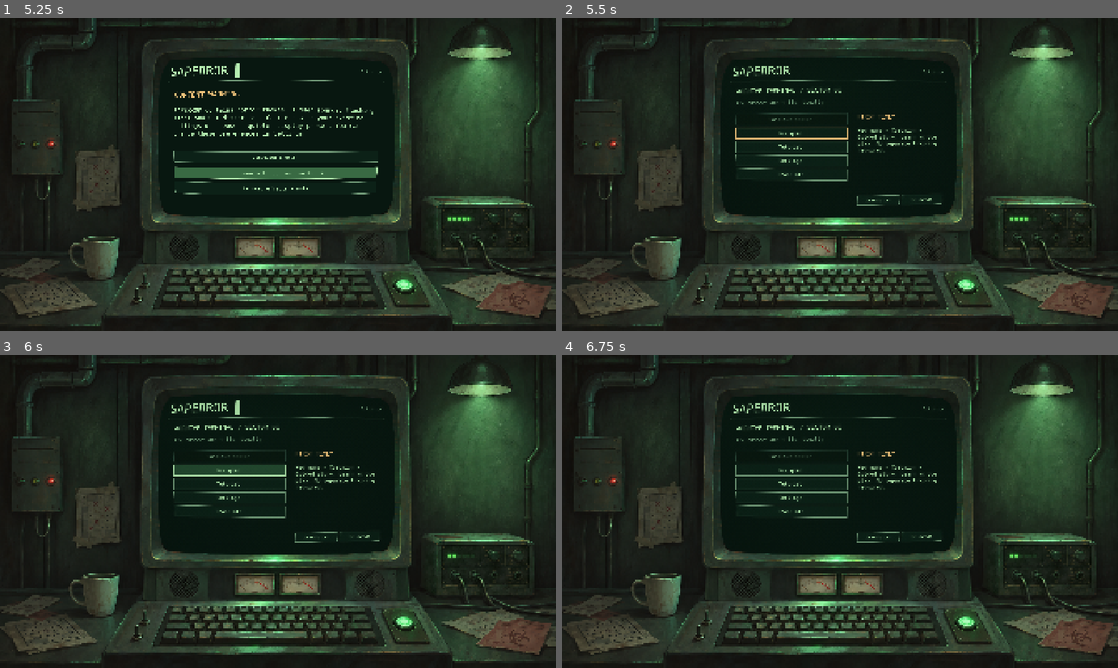
Above: before the commit, frames 1-4 (two rows, left to right).
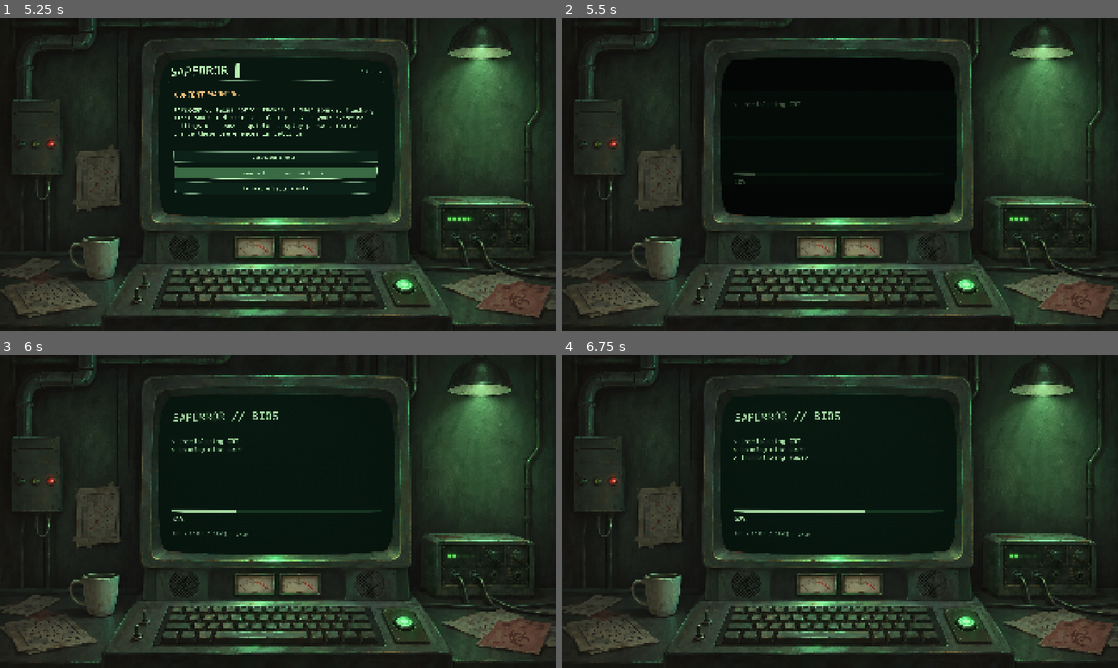
Above: after the commit, the same moments.

Repository: mazerfaker/SAPERROR
Game: Godot game, scene res://scenes/game/gameplay.tscn
The game is run twice, just before and just after one commit, with the same random seed, the same clock (stepped at 60 frames per second) and the same inputs. Sound files missing from this copy of the repository are replaced by a short silence.
Inputs (mouse positions are in pixels of both pictures, inside the frame that each line leads up to):
- Up to frame 1 (5.25 s): tap Enter at 0.5, 0.6, 2.1, 2.75 s; move the mouse to (400, 158) at 0.52 s; hold Right 0.53-1.25 s; click (400, 158) at 0.67 s; tap Space at 0.77, 0.8, 1.07, 1.25, 2.3, 3.77, 3.8, 4.07, 5.1 s; drag from (166, 190) to (250, 237) at 1.27 s; move the mouse to (333, 105) at 2.02 s; hold Right 2.03-2.75 s; drag from (250, 237) to (111, 127) at 2.77 s; move the mouse to (444, 221) at 3.52 s; hold Left 3.53-4.25 s; tap B at 3.6 s; tap Escape at 4.15 s; drag from (111, 127) to (194, 96) at 4.27 s; move the mouse to (305, 174) at 5.02 s; hold Down from 5.03 s (still down); click (305, 174) at 5.17 s
- Up to frame 2 (5.5 s): keep holding Down
- Up to frame 3 (6 s): release Down at 5.75 s; drag from (194, 433) to (166, 527) at 5.77 s
- Up to frame 4 (6.75 s): move the mouse to (962, 495) at 6.52 s; hold Up from 6.53 s (still down); tap F at 6.6 s

Frame 1 is identical in both runs. In frame 2, 2.3% of the frame differs, in the area x 30-70%, y 15-60%; in frame 3, 2.5%, in the area x 30-69%, y 14-60%; in frame 4, 2.0%.

Commit message:
fix: direct autosave power off and independent CRT startup lifecycle

Diff:
--- a/scripts/ui/crt_lifecycle.gd
+++ b/scripts/ui/crt_lifecycle.gd
@@ -4,6 +4,13 @@
 const SHUTDOWN_TIME: float = 0.65
 var phase: int = Phase.BOOT
 var elapsed: float = 0.0
+# CRT filters and power lifecycle are independent; explicit accessibility choices win.
+static func animation_allowed(headless: bool, reduced: bool, clear: bool) -> bool:
+	return not headless and not reduced and not clear
+func begin_boot() -> void:
+	if phase!=Phase.READY: return
+	phase=Phase.BOOT
+	elapsed=0.0
 func advance(delta: float) -> void:
 	elapsed += maxf(delta,0.0)
 	if phase == Phase.BOOT and elapsed >= BOOT_TIME:
--- a/scripts/ui/gameplay.gd
+++ b/scripts/ui/gameplay.gd
@@ -102,6 +102,7 @@
 	ui.connect("fault_triggered", _on_fault)
 	ui.connect("fullscreen_requested", _toggle_fullscreen)
 	ui.connect("shutdown_requested", _shutdown)
+	ui.connect("warning_accepted", _after_warning)
 	ui.connect("outcome_triggered", _on_outcome)
 	ui.connect("protocol_triggered", _on_protocol)
 	ui.connect("immersion_triggered", _on_immersion)
@@ -109,12 +110,23 @@
 	var quiet: bool=ui.clear_display or ui.warning_pending
 	_set_effects(0.0 if quiet else ui.amount, ui.glass and not ui.warning_pending, ui.reduced or ui.warning_pending, ui.flicker and not quiet, 0.0 if quiet else ui.global_amount, ui.glitches and not quiet)
 	if is_instance_valid(live): live.set_lamp_enabled(ui.lamp_animation and not ui.warning_pending)
-	if DisplayServer.get_name() == "headless" or reduced_motion or effects <= 0.0:
+	_start_power_on()
+	if DisplayServer.get_name() != "headless": display.grab_focus()
+	_apply_lifecycle()
+func _power_animation_allowed() -> bool:
+	return Lifecycle.animation_allowed(DisplayServer.get_name()=="headless",ui.reduced,ui.clear_display)
+func _start_power_on() -> void:
+	# Keep the first-launch safety notice ahead of the animation.
+	if ui.warning_pending or not _power_animation_allowed():
 		lifecycle.skip_boot()
 	else:
+		lifecycle.begin_boot()
 		ui.begin_boot()
-	if DisplayServer.get_name() != "headless": display.grab_focus()
-	_apply_lifecycle()
+	_apply_lifecycle()
+func _after_warning() -> void:
+	if not _power_animation_allowed(): return
+	ui.audio.play_event("boot")
+	_start_power_on()
 func _set_effects(amount: float, glass: bool, reduced: bool, flicker: bool, global_amount: float, glitches: bool = true) -> void:
 	effects = amount
 	glass_enabled = glass
@@ -160,7 +172,7 @@
 func _shutdown() -> void:
 	if not lifecycle.accepts_input(): return
 	pointer_captured = false
-	if reduced_motion or effects <= 0.0 or DisplayServer.get_name() == "headless":
+	if not _power_animation_allowed():
 		get_tree().quit()
 		return
 	lifecycle.begin_shutdown()
@@ -208,6 +220,8 @@
 	if not is_instance_valid(ui) or not event is InputEventKey: return
 	if not lifecycle.accepts_input():
 		ui.protocol.reset_input()
+		if lifecycle.phase==Lifecycle.Phase.BOOT and event.pressed and not event.echo and event.keycode in [KEY_ESCAPE,KEY_ENTER,KEY_SPACE]: _finish_boot()
+		get_viewport().set_input_as_handled()
 		return
 	if ui.protocol_input(event):
 		get_viewport().set_input_as_handled()
--- a/scripts/ui/terminal_ui.gd
+++ b/scripts/ui/terminal_ui.gd
@@ -47,6 +47,7 @@
 signal fault_triggered
 signal fullscreen_requested
 signal shutdown_requested
+signal warning_accepted
 signal outcome_triggered(won: bool)
 signal immersion_triggered(id: String)
 const Immersion=preload("res://scripts/ui/immersion.gd")
@@ -292,7 +293,6 @@
 	elif screen == "accessibility": _accessibility()
 	elif screen == "profiles": _profiles()
 	elif screen == "confirm_run": _confirm_run()
-	elif screen == "confirm_exit": _confirm_exit()
 	elif screen == "text_scale": _text_scale_page()
 	elif screen == "modes": _modes()
 	elif screen == "classic": _classic()
@@ -319,7 +319,7 @@
 	else: _menu()
 	_update_music()
 	if screen!="game" or not Access.focus_tiles(buttons): Access.focus_first(page)
-	if screen in ["confirm_run","confirm_exit"]:
+	if screen=="confirm_run":
 		var cancel:=page.find_child("ConfirmCancel",true,false) as Button
 		if is_instance_valid(cancel): cancel.grab_focus()
 func _build_terminal_header() -> void:
@@ -355,7 +355,7 @@
 	_button(tr("VIS_NEW_GAME"),Rect2(124,423,640,65),page,func(): _show("modes"))
 	_button(tr("VIS_TUTORIAL"),Rect2(124,501,640,65),page,func(): _show("tutorial"))
 	_button(tr("VIS_SETTINGS"),Rect2(124,579,640,65),page,func(): _show("settings"))
-	var power_button:=_button(tr("VIS_EXIT"),Rect2(124,657,640,65),page,func(): _show("confirm_exit"))
+	var power_button:=_button(tr("VIS_EXIT"),Rect2(124,657,640,65),page,_power_off)
 	power_button.name="PowerOff"
 	if sessions==0 and not _has_run():
 		_label(tr("GUIDE_MENU_TITLE"),Rect2(820,345,500,64),page,32,AMBER)
@@ -607,6 +607,7 @@
 	save_failed = Store.write_config(cfg,session_path) != OK
 	if not save_failed: save_recovered=false
 func begin_boot() -> void:
+	end_boot()
 	boot_overlay = ColorRect.new()
 	(boot_overlay as ColorRect).color = Color("081710")
 	boot_overlay.size = size
@@ -2055,7 +2056,7 @@
 func back_shortcut() -> bool:
 	if protocol_active or warning_pending or screen=="menu": return false
 	var parent_screen: String={
-		"audio":"settings","accessibility":"settings","text_scale":"accessibility","confirm_run":"profiles","confirm_exit":"menu","performance":"menu",
+		"audio":"settings","accessibility":"settings","text_scale":"accessibility","confirm_run":"profiles","performance":"menu",
 		"classic":"modes","profiles":"modes","challenge":"challenges",
 		"archive_preview":"archives","gallery_preview":"gallery","archives":"gallery",
 		"campaign_archive":"campaign_route","rewrite_trial":"ending_choice","replace":"shop"
@@ -2088,6 +2089,7 @@
 		audio.set_levels(audio.sfx_level,audio.hum_level,warning_sound)
 	_apply()
 	_show("menu")
+	warning_accepted.emit()
 
 func _has_run() -> bool:
 	return sector_ready or pending_sector or (campaign.active and campaign_failed) or (board!=null and not board.finished())
@@ -2106,13 +2108,11 @@
 	cancel.name="ConfirmCancel"
 	var confirm:=_button(tr("POLISH_REPLACE_CONFIRM"),Rect2(124,730,1170,72),page,func(): _start_profile(requested_profile,requested_campaign,requested_finite))
 	confirm.name="ConfirmAction"
-func _confirm_exit() -> void:
-	_label(tr("POLISH_EXIT_TITLE"),Rect2(124,240,1170,100),page,42,AMBER)
-	_label(tr("POLISH_EXIT_BODY"),Rect2(124,365,1170,200),page,32)
-	var cancel:=_button(tr("POLISH_CANCEL"),Rect2(124,630,1170,72),page,func(): _show("menu"))
-	cancel.name="ConfirmCancel"
-	var confirm:=_button(tr("VIS_EXIT"),Rect2(124,730,1170,72),page,func(): _save_session(); shutdown_requested.emit())
-	confirm.name="ConfirmAction"
+func _power_off() -> void:
+	if screen!="menu" or warning_pending or protocol_active: return
+	_save_session()
+	shutdown_requested.emit()
+
 func _text_scale_page() -> void:
 	_label(tr("POLISH_TEXT_SCALE"),Rect2(124,205,1170,72),page,42)
 	_label(tr("POLISH_SCALE_DESC"),Rect2(124,300,1170,145),page,30)
--- a/tests/audio_ultimate_test.gd
+++ b/tests/audio_ultimate_test.gd
@@ -47,10 +47,7 @@
 	var power:=ui.page.find_child("PowerOff",true,false) as Button
 	var before_clicks: int=ui.audio.ui_click_requests
 	if is_instance_valid(power): power.pressed.emit()
-	check(ui.screen=="confirm_exit" and ui.audio.ui_click_requests==before_clicks+1,"menu click uses shared MP3 request")
-	var cancel:=ui.page.find_child("ConfirmCancel",true,false) as Button
-	if is_instance_valid(cancel): cancel.pressed.emit()
-	check(ui.screen=="menu" and ui.audio.ui_click_requests==before_clicks+2,"confirmation click uses shared sound")
+	check(ui.screen=="menu" and ui.audio.ui_click_requests==before_clicks+1,"direct power click uses shared MP3 request")
 	ui._show("tutorial")
 	before_clicks=ui.audio.ui_click_requests
 	ui.tutorial.tiles[1].pressed.emit()
--- a/tests/final_polish_test.gd
+++ b/tests/final_polish_test.gd
@@ -32,16 +32,17 @@
 	var confirm:=ui.page.find_child("ConfirmAction",true,false) as Button
 	if is_instance_valid(confirm): confirm.pressed.emit()
 	check(ui.profile==3 and ui.campaign.active and ui.board==null,"explicit replacement")
+	var shutdown_requests: Array[int]=[0]
+	ui.shutdown_requested.connect(func(): shutdown_requests[0]+=1)
 	for lang in ["en","uk"]:
 		TranslationServer.set_locale(lang)
 		ui._show("menu")
 		var power_button:=ui.page.find_child("PowerOff",true,false) as Button
 		var expected_exit: String="Вимкнути" if lang=="uk" else "Power Off"
 		check(is_instance_valid(power_button) and power_button.text==expected_exit,"localized power menu "+lang)
-		ui._show("confirm_exit")
-		var power_confirm:=ui.page.find_child("ConfirmAction",true,false) as Button
-		check(is_instance_valid(power_confirm) and power_confirm.text==expected_exit,"localized power confirmation "+lang)
-		check(ui.back_shortcut() and ui.screen=="menu","escape cancels exit")
+		var count_before: int=shutdown_requests[0]
+		if is_instance_valid(power_button): power_button.pressed.emit()
+		check(shutdown_requests[0]==count_before+1 and ui.screen=="menu","one-click shutdown without confirmation "+lang)
 	TranslationServer.set_locale("uk" if ui.is_uk else "en")
 	for lang in ["en","uk"]:
 		TranslationServer.set_locale(lang)
@@ -50,7 +51,7 @@
 		for scale in [0.75,1.0,1.25,1.5]:
 			ui.text_scale=scale
 			ui.theme=ui._terminal_theme()
-			for screen in ["menu","settings","accessibility","text_scale","profiles","confirm_exit"]:
+			for screen in ["menu","settings","accessibility","text_scale","profiles","confirm_run"]:
 				ui._show(screen)
 				check(ui.page.size==Vector2(1426,962),"fixed CRT page "+screen)
 	ui._start_profile(0,true)
--- a/tests/lifecycle_test.gd
+++ b/tests/lifecycle_test.gd
@@ -27,9 +27,17 @@
 	check(life.beam()<1.0,"beam collapse")
 	life.advance(1.0)
 	check(life.phase == Life.Phase.OFF and life.power()==0.0 and not life.accepts_input(),"power off")
+	check(Life.animation_allowed(false,false,false),"normal power animation independent of CRT strength")
+	check(not Life.animation_allowed(false,true,false) and not Life.animation_allowed(false,false,true) and not Life.animation_allowed(true,false,false),"accessibility and headless bypass")
 	var skip := Life.new()
 	skip.skip_boot()
 	check(skip.accepts_input() and skip.power()==1.0,"skip boot")
+	skip.begin_boot()
+	check(skip.phase==Life.Phase.BOOT and skip.elapsed==0.0 and skip.power()==0.0,"fresh boot after first warning")
+	skip.skip_boot()
+	skip.begin_shutdown()
+	skip.begin_boot()
+	check(skip.phase==Life.Phase.SHUTDOWN,"cannot restart during shutdown")
 	for lang in ["uk","en"]:
 		TranslationServer.set_locale(lang)
 		check(TranslationServer.translate("VIS_SKIP_BOOT")!="VIS_SKIP_BOOT","localized boot hint")
Not shown, changed: CHANGELOG.md
Not shown, changed: docs/CRT_IMMERSION.md
